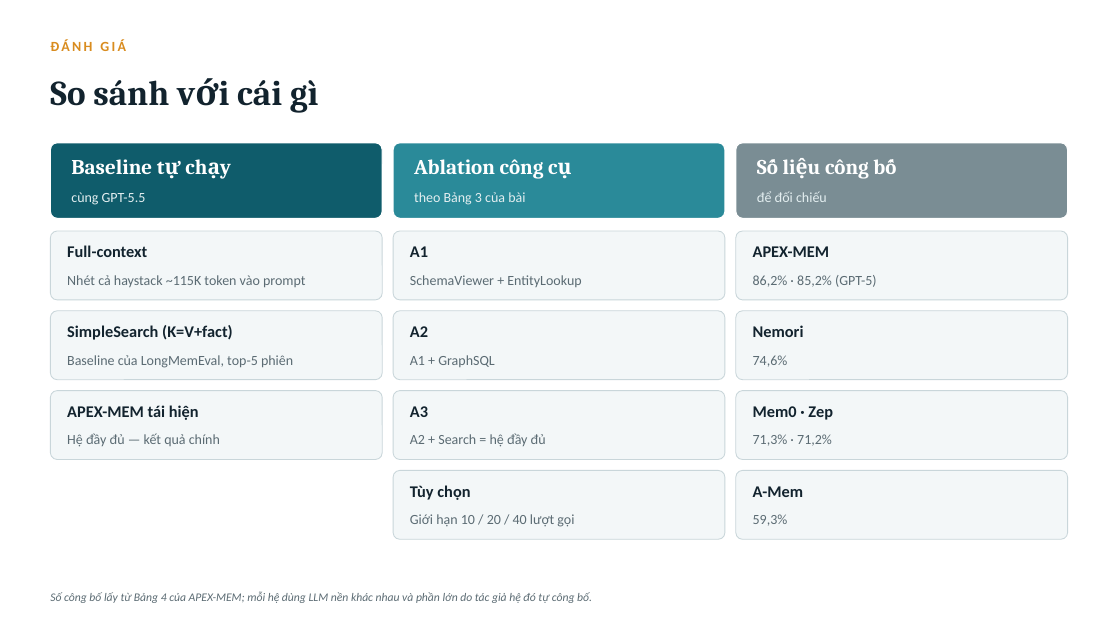
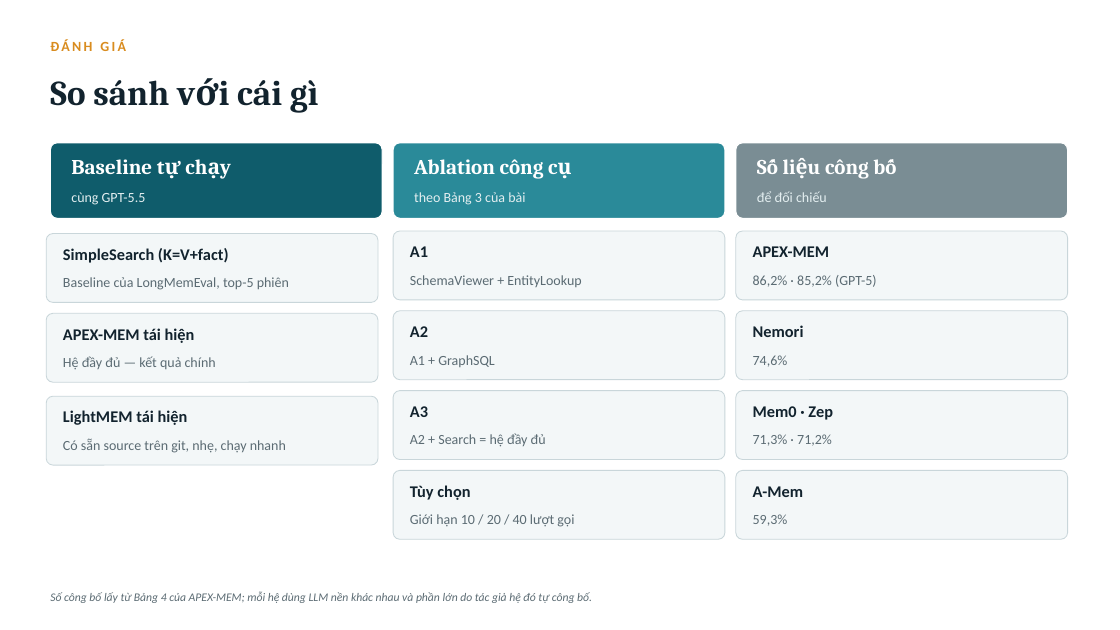
Before and after one commit to Phongdzfk/Samsung-Agent, a slide deck: slide 14 of Tuan 3/bao-cao-tuan3-apex-mem.pptx. Drawn at 1120x630 pixels with LibreOffice and Linux fonts; fonts in the diff are those of the drawing. Boxes give left, top, right and bottom in pixels: in the first picture for what was removed or moved away, otherwise in the second. Text is boxed around its words. In the diff, an @@ line names an element or a change of style, - is before the commit and + after.

```diff
--- a/Tuan 3/bao-cao-tuan3-apex-mem.pptx
+++ b/Tuan 3/bao-cao-tuan3-apex-mem.pptx
@@ 3 texts, 1 rounded rectangle: place and size @@
-3 texts, 1 rounded rectangle at (50,311,382,447)
+3 texts, 1 rounded rectangle at (46,234,378,369)
@@ text "SimpleSearch (K=V+fact)": place and size @@
-text "SimpleSearch (K=V+fact)" at (67,325,233,340)
+text "SimpleSearch (K=V+fact)" at (63,248,229,263)
@@ text removed at (67,245,147,257) @@
-Full-context
@@ text removed at (67,275,305,287) @@
-Nhét cả haystack ~115K token vào prompt
@@ rounded rectangle: place and size @@
-rounded rectangle at (50,391,382,460)
+rounded rectangle at (46,313,378,382)
@@ rounded rectangle: place and size @@
-rounded rectangle at (50,231,382,300)
+rounded rectangle at (46,397,378,465)
@@ text added at (63,410,188,425), 14 pt, text #12232E, bold @@
+LightMEM tái hiện
@@ text added at (63,438,286,453), 12 pt, text #5B6B73 @@
+Có sẵn source trên git, nhẹ, chạy nhanh
```
Also in this commit, not shown: 8 other slides changed, 4 slides removed.
